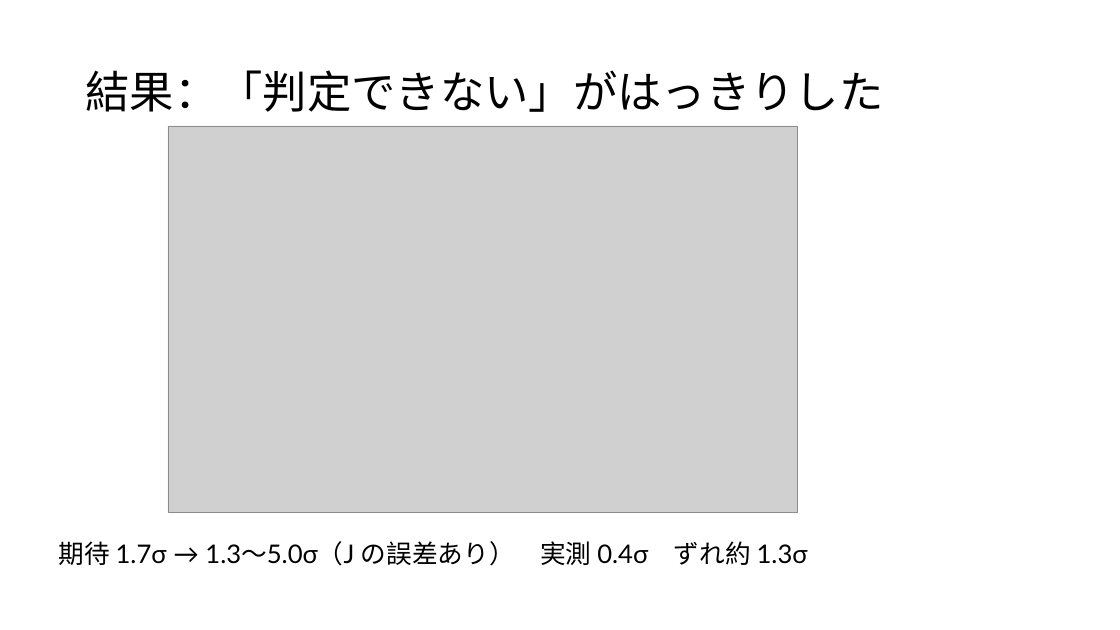
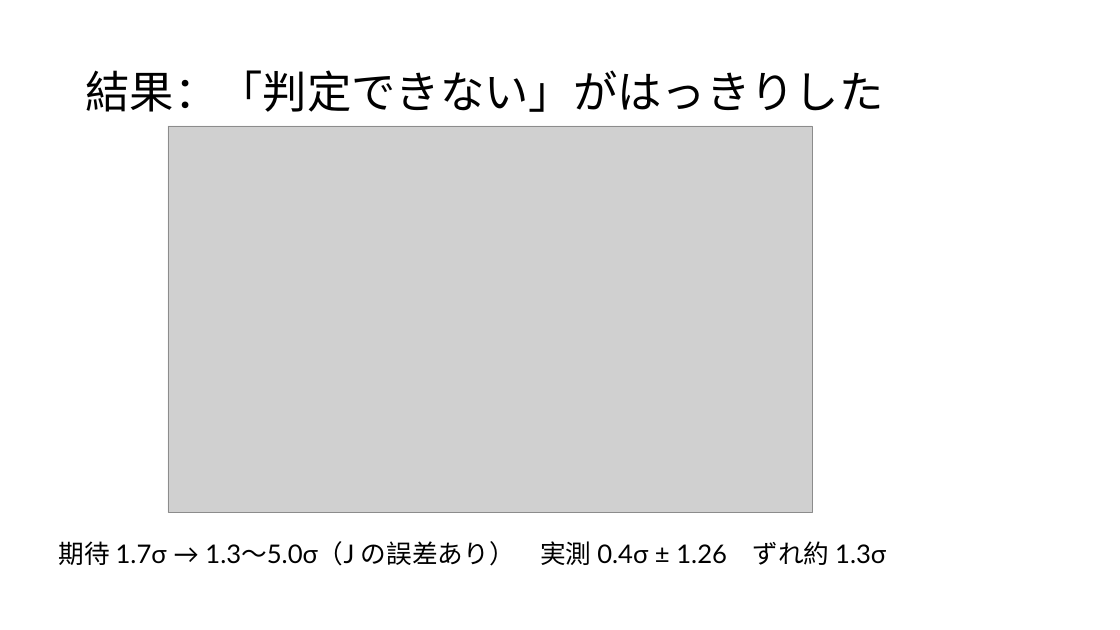
Before and after one commit to Mikann20041029/darkmatter-slides, a slide deck: slide 16 of slides/2026-10-02_研究進捗報告.pptx. Drawn at 1120x630 pixels with LibreOffice and Linux fonts; fonts in the diff are those of the drawing; grey boxes stand for pictures. Boxes give left, top, right and bottom in pixels: in the first picture for what was removed or moved away, otherwise in the second. Text is boxed around its words. In the diff, an @@ line names an element or a change of style, - is before the commit and + after.

```diff
--- a/slides/2026-10-02_研究進捗報告.pptx
+++ b/slides/2026-10-02_研究進捗報告.pptx
@@ picture resized from (x1=168, y1=126, x2=797, y2=513) to (x1=168, y1=126, x2=812, y2=513) @@
@@ text at (x1=59, y1=541, x2=886, y2=566): text changed @@
-期待 1.7σ → 1.3〜5.0σ（J の誤差あり） 実測 0.4σ ずれ約 1.3σ
+期待 1.7σ → 1.3〜5.0σ（J の誤差あり） 実測 0.4σ ± 1.26 ずれ約 1.3σ
```
Also in this commit, not shown: 2 other slides changed, 3 other files.
